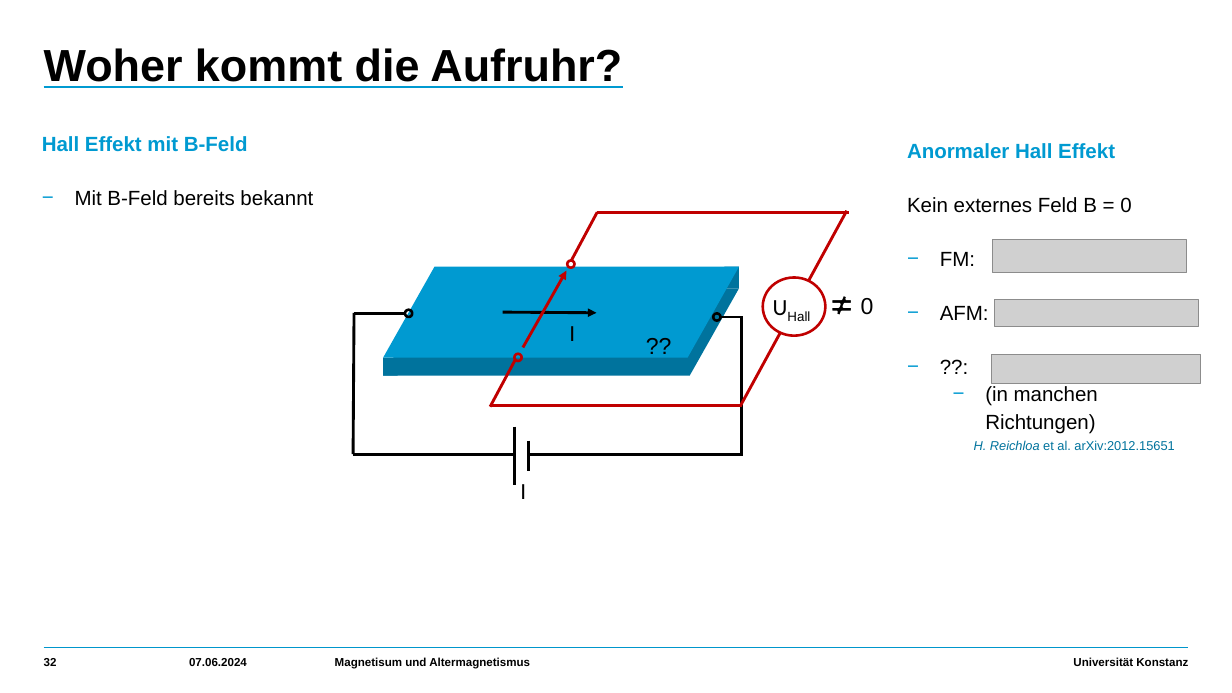
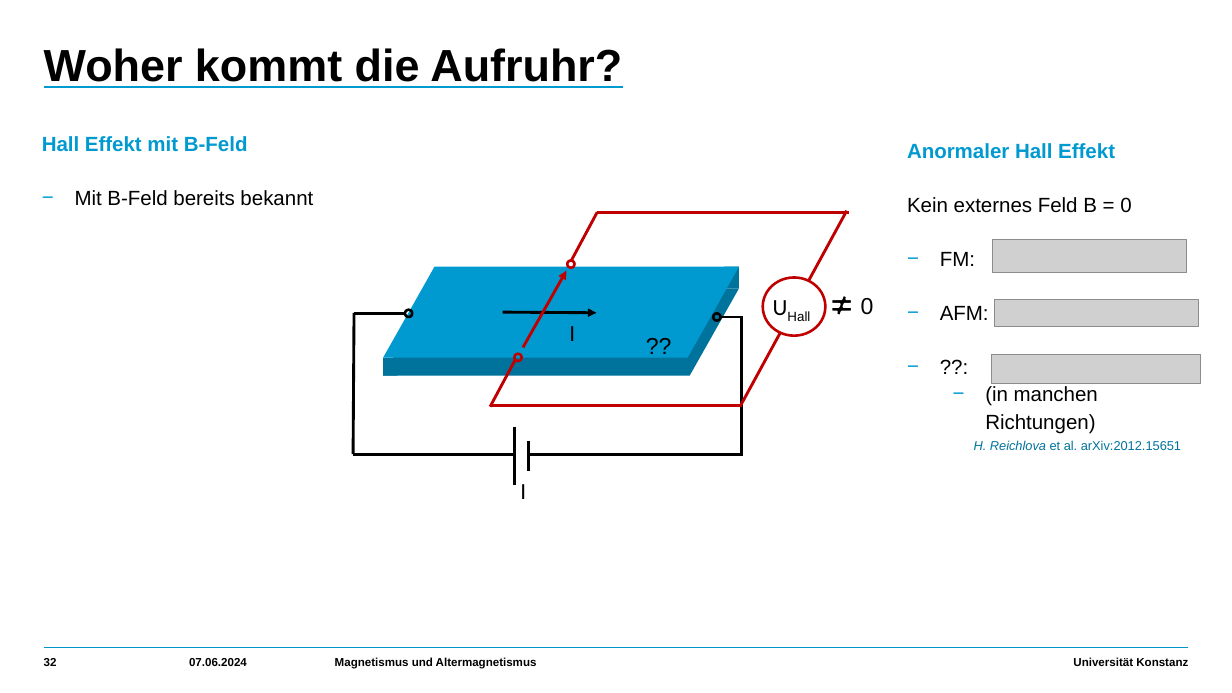
Before and after one commit to HolykingJulex/EstimateSeminar, a slide deck: slide 32 of Vortrag.pptx. Drawn at 1232x693 pixels with LibreOffice and Linux fonts; fonts in the diff are those of the drawing; grey boxes stand for pictures. Boxes give left, top, right and bottom in pixels: in the first picture for what was removed or moved away, otherwise in the second. Text is boxed around its words. In the diff, an @@ line names an element or a change of style, - is before the commit and + after.

```diff
--- a/Vortrag.pptx
+++ b/Vortrag.pptx
@@ text at (974,440,1181,450): text changed @@
-H. Reichloa et al. arXiv:2012.15651
+H. Reichlova et al. arXiv:2012.15651
@@ text at (335,657,537,669): text changed @@
-Magnetisum und Altermagnetismus
+Magnetismus und Altermagnetismus
```
Also in this commit, not shown: 51 other slides changed, 1 slide added, 1 other file.
